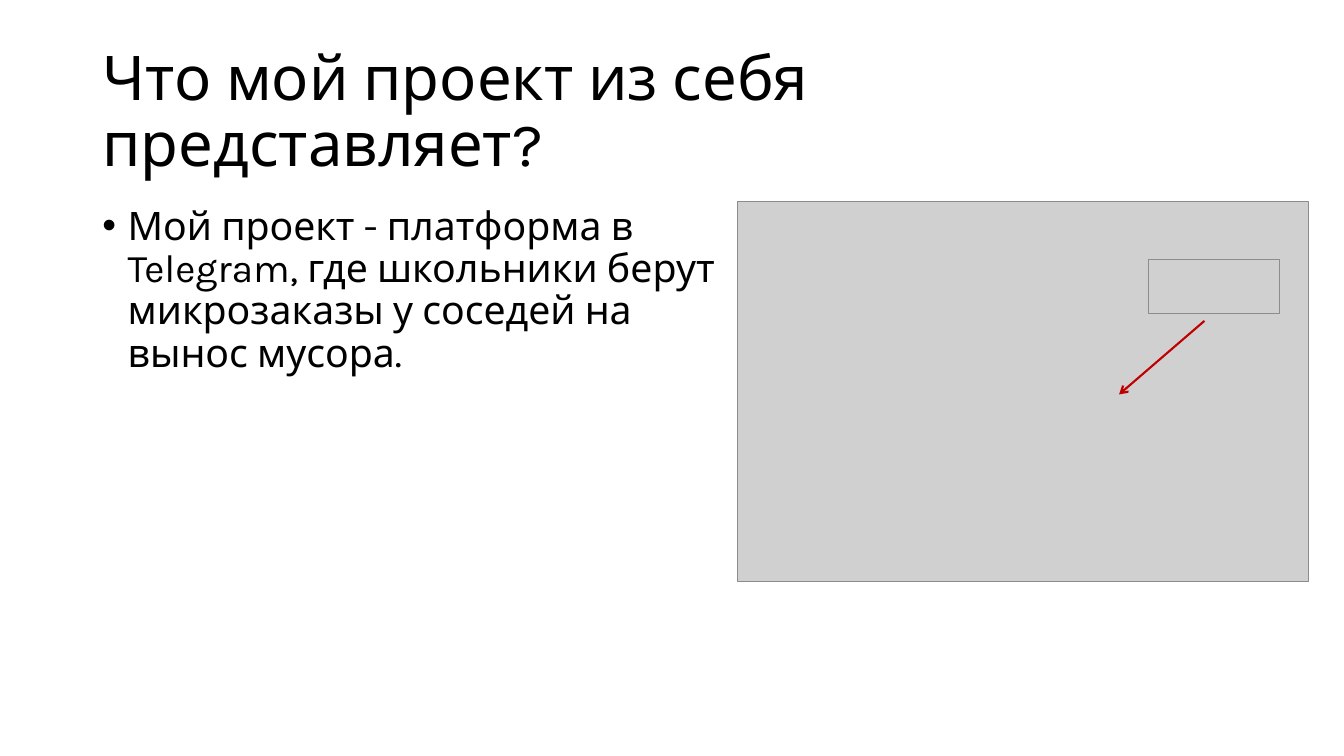
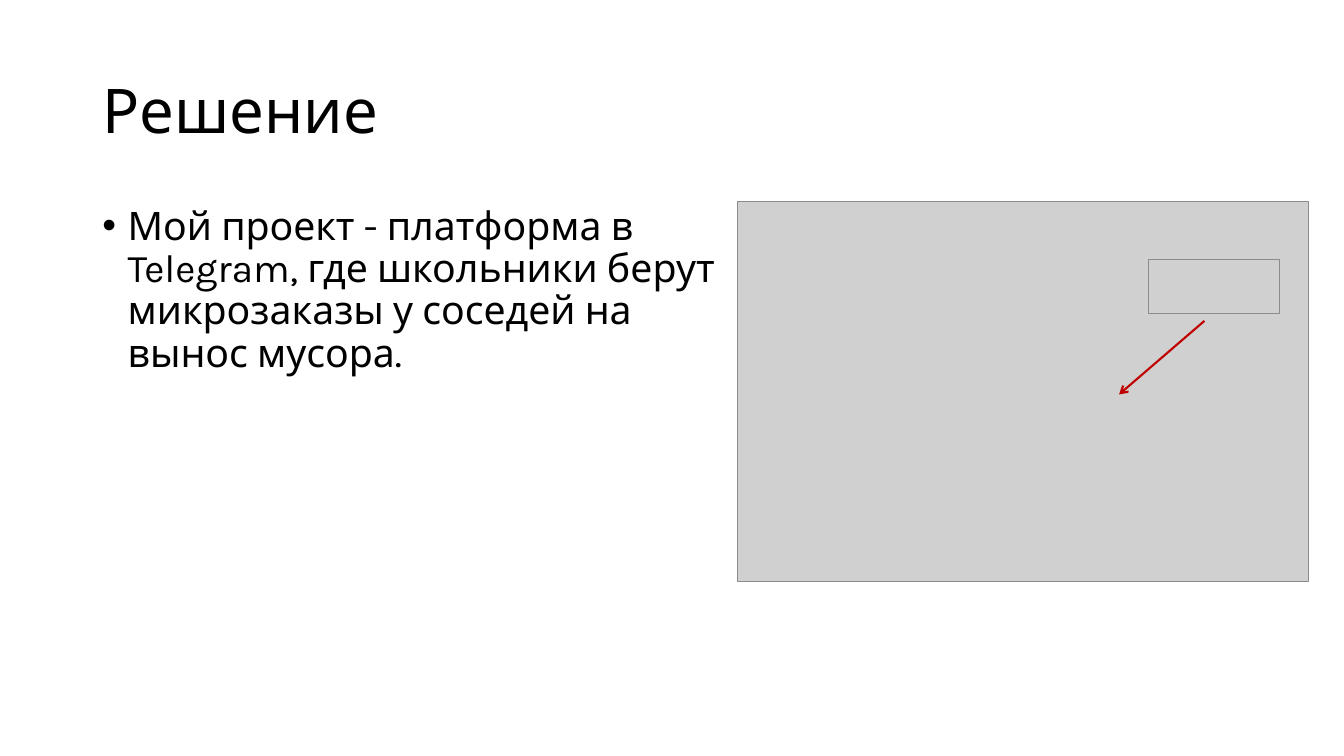
Before and after one commit to Seab-Unic/descripttrashout, a slide deck: slide 3 of TrashOut – Проект Константина Евстигнеева.pptx (slide 2 before the commit). Drawn at 1344x756 pixels with LibreOffice and Linux fonts; fonts in the diff are those of the drawing; grey boxes stand for pictures. Boxes give left, top, right and bottom in pixels: in the first picture for what was removed or moved away, otherwise in the second. Text is boxed around its words. In the diff, an @@ line names an element or a change of style, - is before the commit and + after.

```diff
--- a/TrashOut – Проект Константина Евстигнеева.pptx
+++ b/TrashOut – Проект Константина Евстигнеева.pptx
@@ title at <box>102,89,378,134</box>: text changed @@
-Что мой проект из себя представляет?
+Решение
```
Also in this commit, not shown: 5 other slides changed, 1 slide added.
